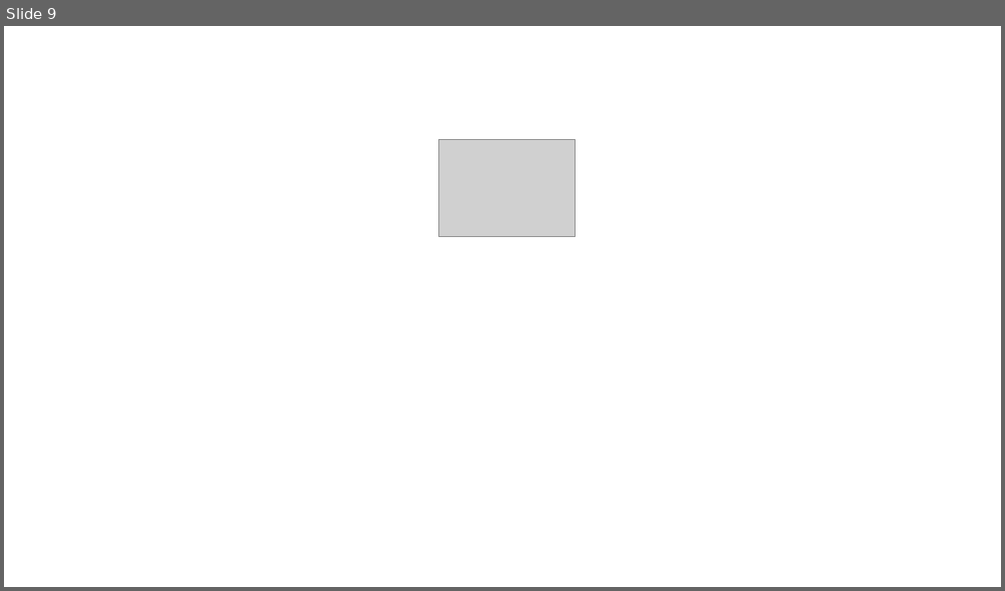
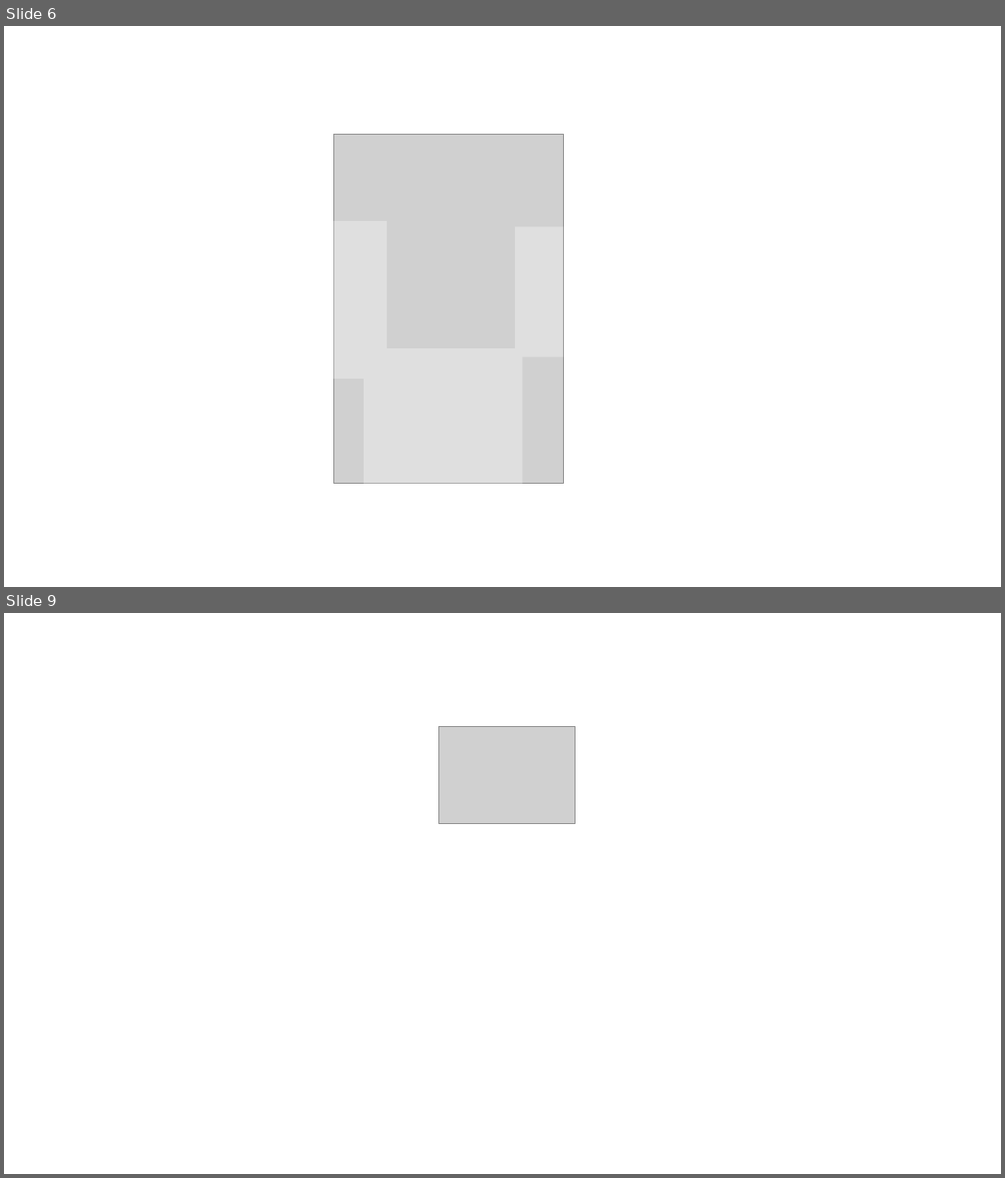
Before and after one commit to aydagonzalez/Spaceman-Game, a slide deck: imgs/Presentation1.pptx. Shown one above the other, each under a label of ours: slide 9 before the commit, slides 6 and 9 after it; the slides between them are not shown. The pictures are 1005x591 and 1005x1178 pixels, drawn with LibreOffice and Linux fonts; fonts in the diff are those of the drawing; grey boxes stand for pictures. Boxes give left, top, right and bottom in pixels: in the first picture for what was removed or moved away, otherwise in the second. Text is boxed around its words. In the diff, an @@ line names an element or a change of style, - is before the commit and + after.

```diff
--- a/imgs/Presentation1.pptx
+++ b/imgs/Presentation1.pptx
@@ slide 6 added at [4,26,1001,587], background #FFFFFF @@
@@ picture added at [334,135,563,483] @@
@@ rectangle added at [334,221,387,379], fill #DFDFDF @@
@@ rectangle added at [515,226,563,356], fill #DFDFDF @@
@@ rectangle added at [364,348,522,483], fill #DFDFDF @@
```
Also in this commit, not shown: 4 other slides added, 5 slides removed, 9 other files.
